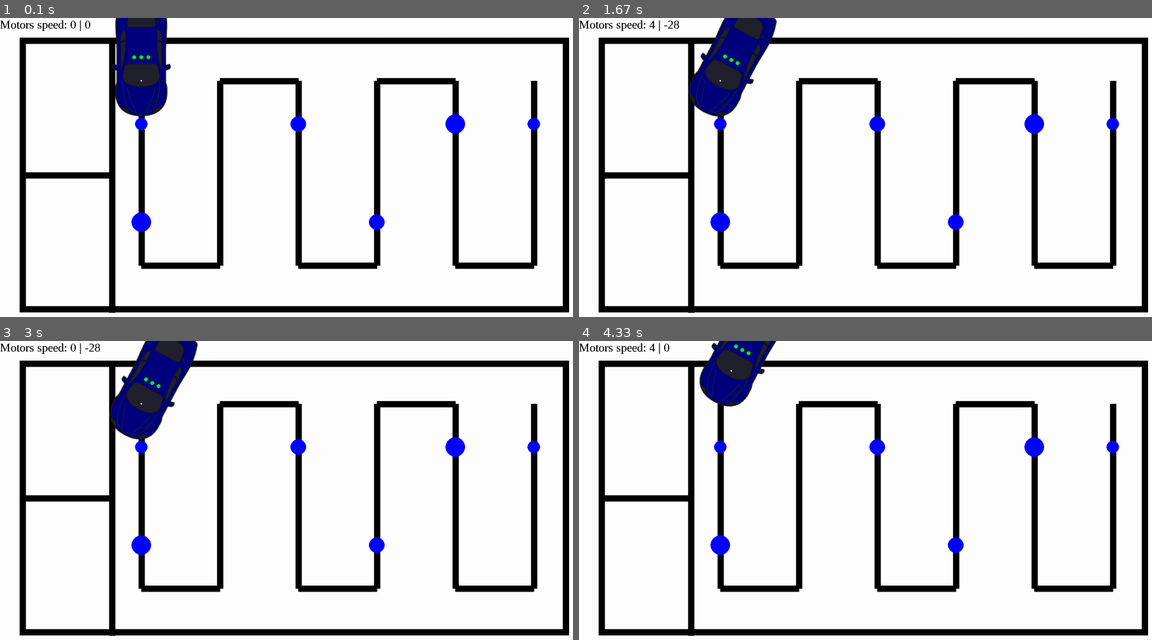
Above: before the commit, frames 1-4 (two rows, left to right).
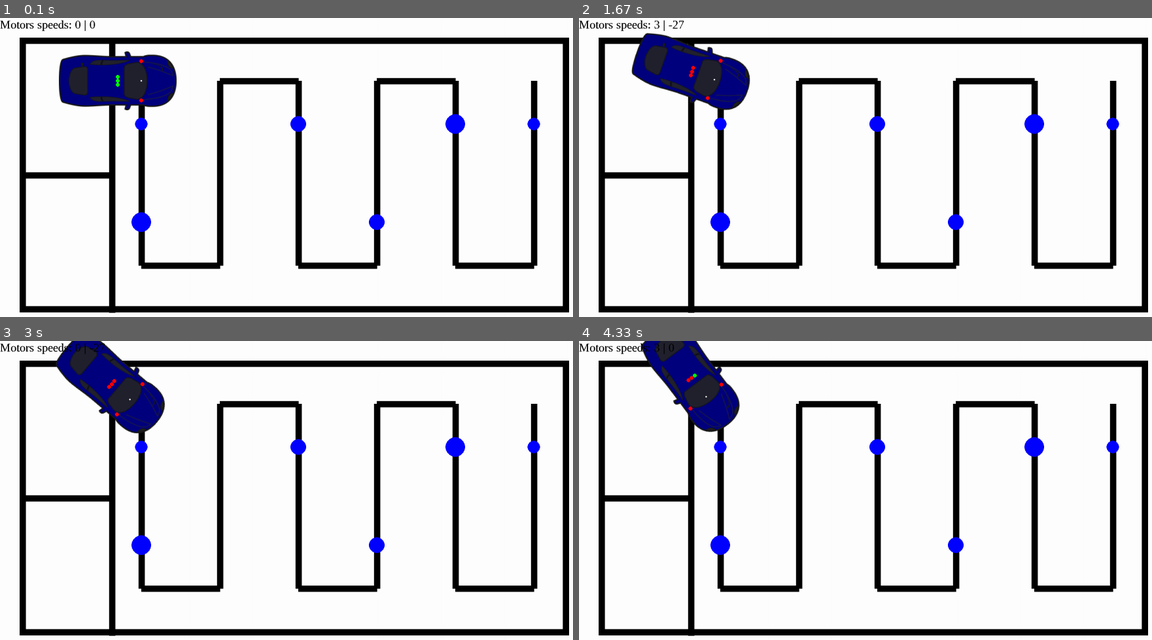
Above: after the commit, the same moments.

Repository: antoinebertoux/projet-BA2-lectrom-c
Game: pygame game, started from simulation.py
Same seed, same stepped clock (60 frames per second), same inputs: the game is played once before the commit and once after it.
Inputs:
- Up to frame 1 (0.1 s): no input
- Up to frame 2 (1.67 s): hold L 0.33-0.8 s; hold Right 0.33-0.8 s; tap U at 0.83 s
- Up to frame 3 (3 s): tap J at 2.17 s
- Up to frame 4 (4.33 s): hold O 3.57-4.03 s; hold Down 3.57-4.03 s; tap U at 4.07 s

The runs differ from the first frame. In frame 1, 3.9% of the frame differs, in the area x 10-31%, y 0-33%; in frame 2, 4.4%; in frame 3, 4.4%, in the area x 9-35%, y 0-34%; in frame 4, 4.1%.

Commit message:
control with motors speeds

Diff:
--- a/simulation.py
+++ b/simulation.py
@@ -2,12 +2,17 @@
 import sys
 import random
 import math
+import time
 
 white = (255,255,255)
 black = (0,0,0)
 blue = (0,0,255)
 green = (0, 255, 0)
 red = (255, 0, 0)
+
+L_BETWEEN_WHEELS = 100
+L_BETWEEN_SENSORS = 10
+NUMBER_OF_SENSOR = 3
 
 class Tube:
     def __init__(self, position, radius):
@@ -28,25 +33,33 @@
         #vector from center of rotation to sensor
         self.sensor_offset = pygame.math.Vector2(-30, 0)
         self.background = background
-        self.sensors_values = [False, False, False]
+        self.sensors_values = []
+        for i in range(NUMBER_OF_SENSOR):
+            self.sensors_values.append(False)
     def draw(self, scr):
         ###draw image
         offset_rotated = self.offset.rotate(-self.angle)
+        sensor_offset_rotated = self.offset.rotate(-self.angle)
+        sensor_offset_rotated_perpendicular = sensor_offset_rotated.rotate(90)
         rotated_image = pygame.transform.rotate(self.car_img, self.angle)
         rect = rotated_image.get_rect()
         rect.center = self.position + offset_rotated
         scr.blit(rotated_image, rect)
 
-        ###draw center of rotation
-        pygame.draw.circle(scr, white, self.position, 2, 0)
+        ###draw center of rotation and wheels
+        pygame.draw.circle(scr, white, self.position , 2, 0)
+        wheel_L_pos = self.position + pygame.math.Vector2(L_BETWEEN_WHEELS/2, 0).rotate(-self.angle-90)
+        wheel_R_pos = self.position + pygame.math.Vector2(L_BETWEEN_WHEELS/2, 0).rotate(-self.angle+90)
+        pygame.draw.circle(scr, red, (int(wheel_L_pos[0]), int(wheel_L_pos[1])), 5, 0)
+        pygame.draw.circle(scr, red, (int(wheel_R_pos[0]), int(wheel_R_pos[1])), 5, 0)
+
 
         ###draw sensors
-        sensor_offset_rotated = self.offset.rotate(-self.angle)
-        sensor_offset_rotated_perpendicular = sensor_offset_rotated.rotate(90)
         sensors_center = self.position + sensor_offset_rotated
         n = len(self.sensors_values)
+        sensor_offset = pygame.math.Vector2(L_BETWEEN_SENSORS, 0).rotate(-self.angle-90)
         for i in range(n):
-            sensor_pos = sensors_center + (i-n//2)*sensor_offset_rotated_perpendicular*0.3
+            sensor_pos = sensors_center + (i-n//2)*sensor_offset
             sensor_pos = (int(sensor_pos[0]), int(sensor_pos[1]))
             if 0 < sensor_pos[0] < 1500 and 0 < sensor_pos[1] < 800:
                 sensor_value = (background.get_at(sensor_pos) == black)
@@ -113,10 +126,11 @@
 speed_right_change = 0
 car_speed = 0
 angle_change = 0
-angle = 270
+angle = 0
 car = Car(background)
 
 speed = 0
+last_time = time.time()
 
 while True:
     ###update position
@@ -134,14 +148,13 @@
                 elif event.key == pygame.K_DOWN:
                     speed = -4
                 elif event.key == pygame.K_u:
-                    speed_left_change = 1
+                    speed_left_change = 3
                 elif event.key == pygame.K_j:
-                    speed_left_change = -1
+                    speed_left_change = -3
                 elif event.key == pygame.K_o:
-                    speed_right_change = 1
+                    speed_right_change = 3
                 elif event.key == pygame.K_l:
-                    speed_right_change = -1
-
+                    speed_right_change = -3
                 elif event.key == pygame.K_q:
                     pygame.quit();
                     sys.exit()
@@ -155,23 +168,31 @@
                 elif event.key == pygame.K_o or event.key == pygame.K_l:
                     speed_right_change = 0
 
-    angle += angle_change
-    angle = angle%360
-
-    x += int(speed * math.cos(math.radians(angle)))
-    y += int(- speed * math.sin(math.radians(angle)))
-
+    #angle += angle_change
+    #angle = angle%360
+    #x += int(speed * math.cos(math.radians(angle)))
+    #y += int(- speed * math.sin(math.radians(angle)))
 
     speed_left += speed_left_change
     speed_right += speed_right_change
-    car.set_pos((x,y))
-    car.set_angle(angle)
+    angular_speed = float(speed_left-speed_right)/L_BETWEEN_WHEELS
+    linear_speed = float(speed_left+speed_right)/2
+    dt = time.time()-last_time
+    last_time = time.time()
+    x += linear_speed*math.cos(math.radians(angle))*dt
+    y -= linear_speed*math.sin(math.radians(angle))*dt
+    angle -= math.degrees(angular_speed*dt)
+    angle = angle%360
+
+    car.set_pos((int(x),int(y)))
+    car.set_angle(int(angle))
 
     ###draw everything
     screen.blit(background, (0,0))
     for tube in tube_list:
         tube.draw(screen)
     car.draw(screen)
-    text = myfont.render('Motors speed: '+str(speed_left)+' | '+str(speed_right), False, black)
+    text = myfont.render('Motors speeds: '+str(speed_left)+' | '+str(speed_right), False, black)
     screen.blit(text,(0,0))
     pygame.display.update()
+    time.sleep(0.05)
